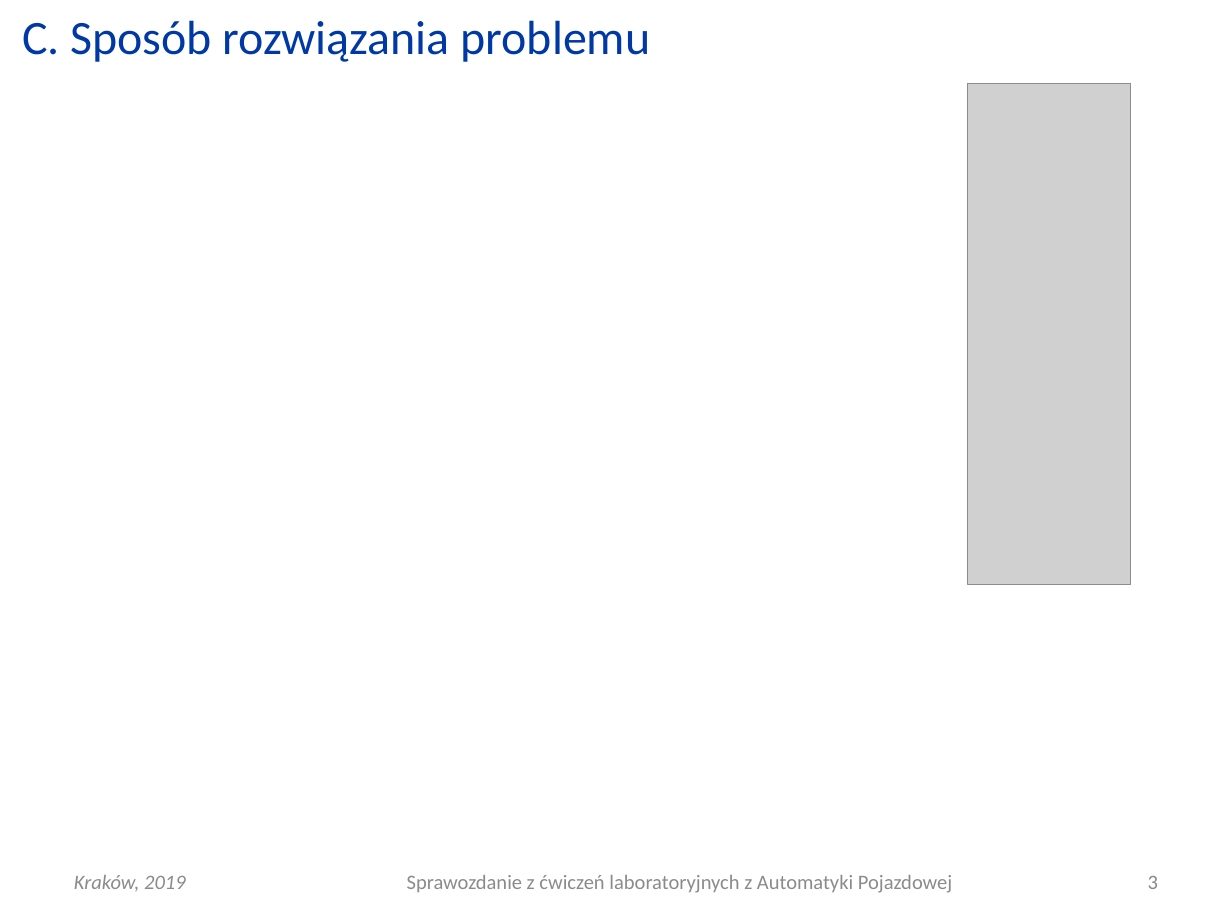
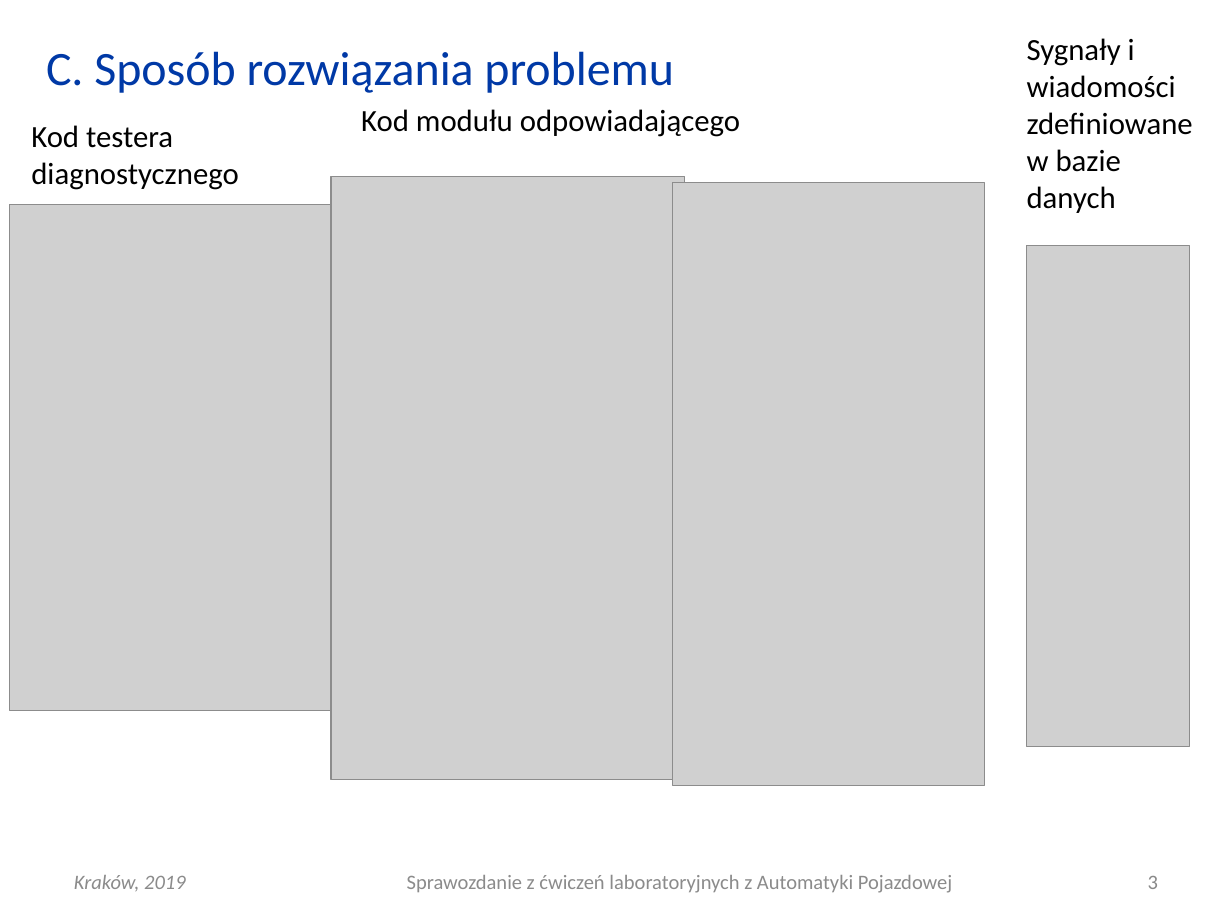
Before and after one commit to Katarzyna-W/AP, a slide deck: slide 3 of Lab12_OBD/AP_L11_20190529_0800_G01.pptx. Drawn at 1232x924 pixels with LibreOffice and Linux fonts; fonts in the diff are those of the drawing; grey boxes stand for pictures. Boxes give left, top, right and bottom in pixels: in the first picture for what was removed or moved away, otherwise in the second. Text is boxed around its words. In the diff, an @@ line names an element or a change of style, - is before the commit and + after.

```diff
--- a/Lab12_OBD/AP_L11_20190529_0800_G01.pptx
+++ b/Lab12_OBD/AP_L11_20190529_0800_G01.pptx
@@ title "C. Sposób rozwiązania problemu": place and size @@
-title "C. Sposób rozwiązania problemu" at box(22, 20, 651, 62)
+title "C. Sposób rozwiązania problemu" at box(46, 51, 674, 93)
@@ text added at box(1027, 38, 1193, 213), 18 pt, text #000000 @@
+Sygnały i wiadomości zdefiniowane w bazie danych
@@ text added at box(361, 109, 740, 137), 18 pt, text #000000 @@
+Kod modułu odpowiadającego
@@ text added at box(31, 125, 239, 190), 18 pt, text #000000 @@
+Kod testera diagnostycznego
@@ picture added at box(331, 176, 685, 780) @@
@@ picture added at box(10, 205, 336, 710) @@
@@ picture added at box(673, 182, 984, 786) @@
@@ picture: place and size @@
-picture at box(967, 84, 1131, 585)
+picture at box(1026, 245, 1190, 747)
```
Also in this commit, not shown: 3 other slides changed, 1 other file.
